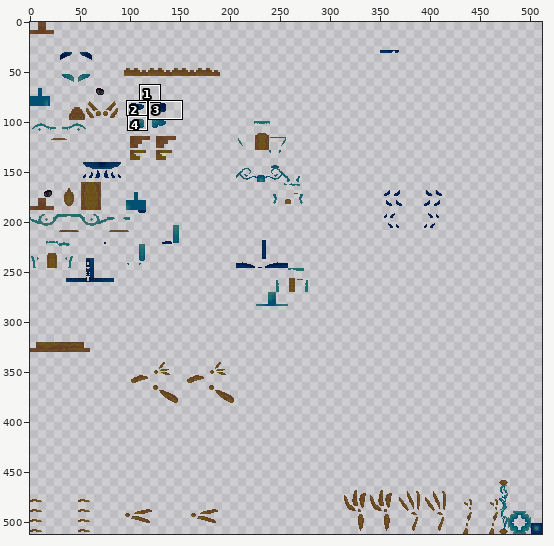
Sprite sheet -- src/test/resources/Honey_Rain__newborn_glow.png. The picture above shows the old version from afar; the outline marks the close-up.
Close-up. As it was:
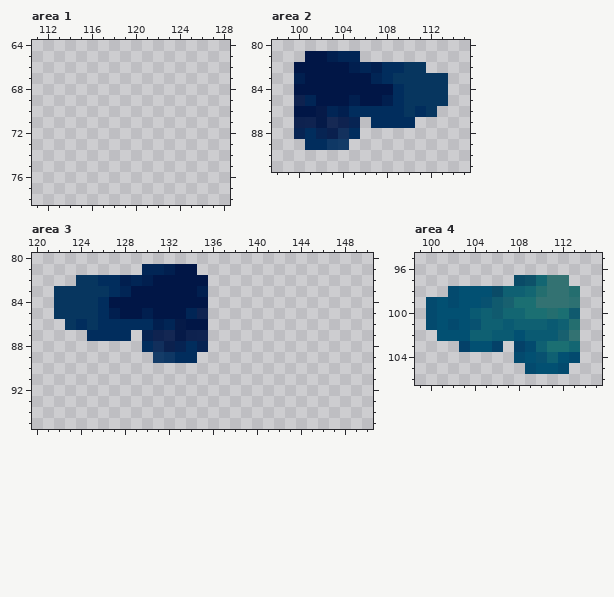
The file is 512x512 pixels. Pixels under 10% opacity are left out. Colours within 5 levels of each other are drawn and written as one. Shown: area 1: x 111..128, y 64..78; area 2: x 98..115, y 80..91; area 3: x 120..150, y 80..95; area 4: x 99..115, y 95..106. The commit also changed other parts of the picture, which this record leaves out.
The same view after the edit:
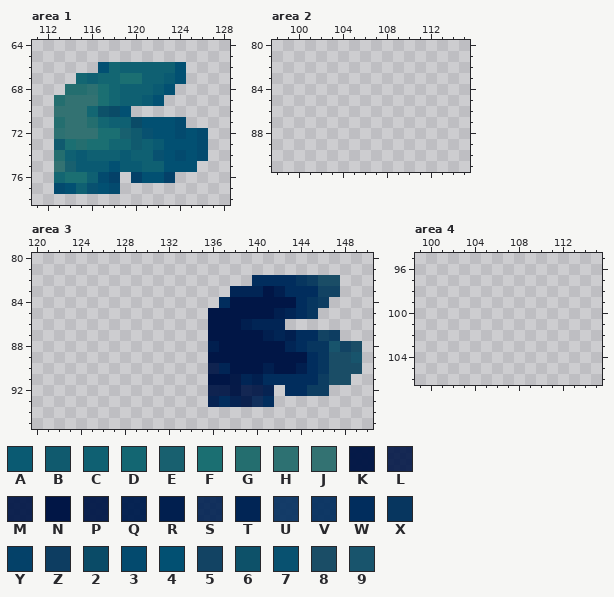
Palette (. is transparent): A #0a5a72  B #105a6e  C #0f6072  D #136672  E #18606f  F #1b6f72  G #246e6f  H #2d7172  J #337272  K #011645f9  L #011646e5  M #011646ed  N #011646  P #011848f3  Q #011f4ff8  R #011f4f  S #012252e9  T #012555  U #012d5de7  V #012d5dee  W #012d5d  X #07365f  Y #013f67fb  Z #0d3d61  2 #0a4b67  3 #034a6e  4 #025072  5 #124363  6 #0d5169  7 #085170  8 #1a4d66  9 #18546c
The edit:
--- area 1
@@ x 111..128 @@
 65 ..................
-66 ..................
-67 ..................
-68 ..................
-69 ..................
-70 ..................
-71 ..................
-72 ..................
-73 ..................
-74 ..................
-75 ..................
-76 ..................
-77 ..................
+66 ......4DCCCCC4....
+67 ....DCDDFFCCA4....
+68 ...GGHFDCCCA4.....
+69 ..GJJJFDCCA4......
+70 ..JJJD624.........
+71 ..GJJGDCC24443....
+72 ..HJJJFFEB744343..
+73 ..BFGFFDDBCA4443..
+74 ..GCACCCACC74343..
+75 ..JEAAA4AACC444...
+76 ..DFFC3Y.Y44Y.....
+77 ..34C743..........
 78 ..................
--- area 2
@@ x 98..115 @@
 80 ..................
-81 ...NNRTT..........
-82 ..NNNNNRTRWWXX....
-83 ..RNNNNNNTWXXXXX..
-84 ..NNNNNNNNNWXXXX..
-85 ..MTNNNRNNRWXXXX..
-86 ..NNKTRWWWWWXWX...
-87 ..MMKLMQ.WWWW.....
-88 ..QWQPSW..........
-89 ...WWVU...........
+81 ..................
+82 ..................
+83 ..................
+84 ..................
+85 ..................
+86 ..................
+87 ..................
+88 ..................
+89 ..................
 90 ..................
--- area 3
@@ x 120..150 @@
 80 ...............................
-81 ..........TTRNN................
-82 ....XXWWRTRNNNNN...............
-83 ..XXXXXWTNNNNNNR...............
-84 ..XXXXWNNNNNNNNN...............
-85 ..XXXXWRNNRNNNTM...............
-86 ...XWXWWWWWRTKNN...............
-87 .....WWWW.QMLKMM...............
-88 ..........WSPQWQ...............
-89 ...........UVWW................
-90 ...............................
-91 ...............................
-92 ...............................
-93 ...............................
+81 ...............................
+82 ....................WWWWXZ88...
+83 ..................TTTNRWWW55...
+84 .................WNNNNNNWXZ....
+85 ................NNNNNNRTWX.....
+86 ................NNNRTTT........
+87 ................NNNNNRTRWW5Z...
+88 ................RNNNNNNTWXX958.
+89 ................NNNNNNNNNWX889.
+90 ................MTNNNRNNRWX888.
+91 ................NNKTRWWWWWZ88..
+92 ................MMKLMQ.WWZZ....
+93 ................QWQPSW.........
 94 ...............................
--- area 4
@@ x 99..115 @@
  96 .................
- 97 .........26DJJ...
- 98 ...34442CCDGJJG..
- 99 .343447BEFFJJJH..
-100 .3444ACBDDFFGFB..
-101 .34347CCACCCACG..
-102 ..444CCAA4AAAEJ..
-103 ....Y44Y.Y3CFFD..
-104 .........347C43..
-105 ..........3443...
+ 97 .................
+ 98 .................
+ 99 .................
+100 .................
+101 .................
+102 .................
+103 .................
+104 .................
+105 .................
 106 .................
Pixel boxes of the changes (left, top, right, bottom) in both close-ups:
added: (54, 62, 208, 194)
erased: (294, 51, 448, 150)
changed: (54, 264, 362, 407)
erased: (426, 275, 580, 374)
